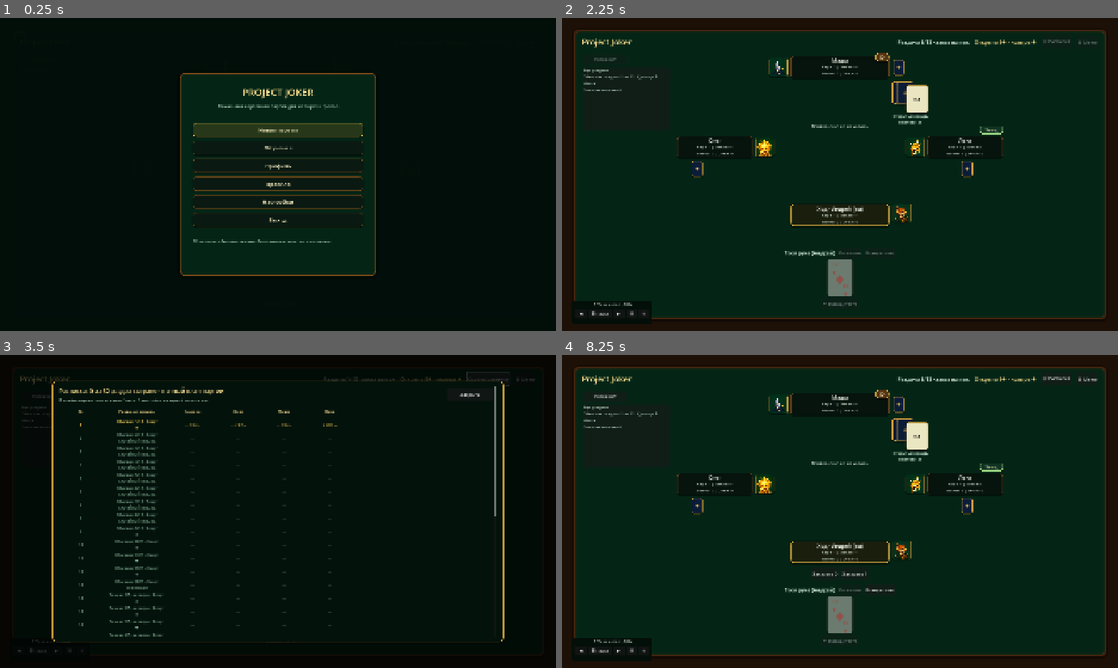
Above: before the commit, frames 1-4 (two rows, left to right).
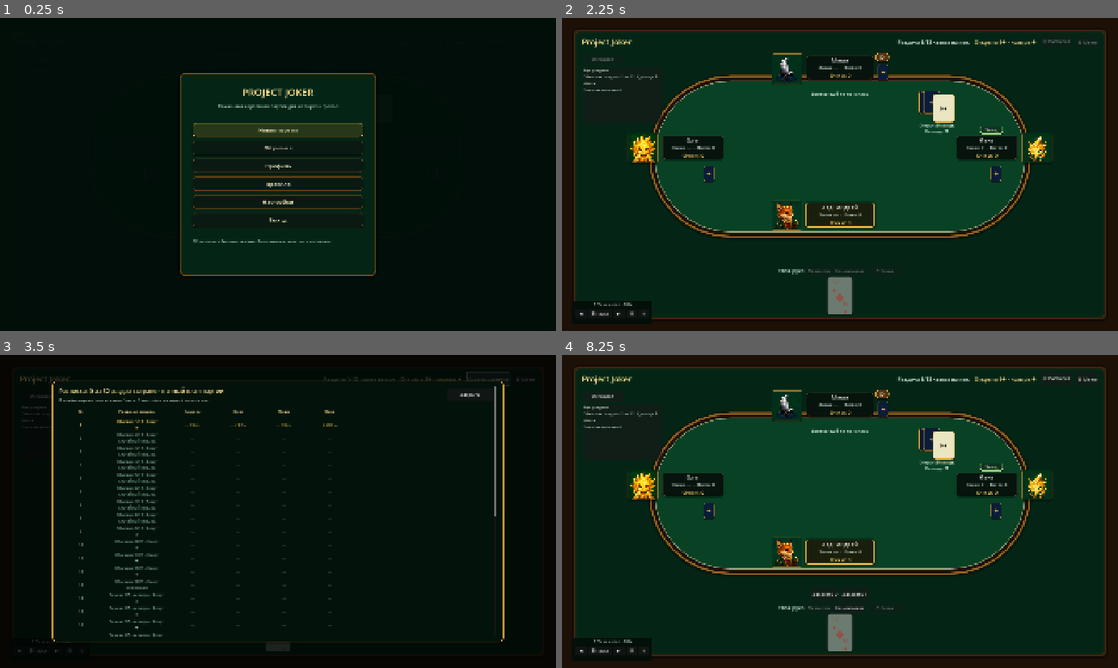
Above: after the commit, the same moments.

Repository: tv-bidosya/project-joker
Game: Godot game, scene res://Scenes/main.tscn
Same seed, same stepped clock (60 frames per second), same inputs: the game is played once before the commit and once after it.
Inputs:
- Up to frame 1 (0.25 s): no input
- Up to frame 2 (2.25 s): click "↶ Назад (тест)" (after the commit: "↶ Назад") at 0.5 s; click "Новая партия" at 1.25 s; click "Начать партию" at 2 s
- Up to frame 3 (3.5 s): click "📋 Расписка" at 2.75 s
- Up to frame 4 (8.25 s): click "Скрыть расписку" at 3.5 s; click "☰ Меню" at 4.25 s; click "История ▾" at 5 s; click "Заказать 0" at 5.75 s; click "Заказать 1" at 6.5 s; click "Козыри слева" at 7.25 s; click "Закрыть" at 8 s

The runs differ from the first frame. In frame 2, 31% of the frame differs, in the area x 5-88%, y 11-95%; in frame 3, 0.1%; in frame 4, 31%.

Commit message:
feat: redesign table around oval play area

Diff:
--- a/Scenes/main.tscn
+++ b/Scenes/main.tscn
@@ -114,9 +114,9 @@
 anchor_left = 0.5
 anchor_right = 0.5
 offset_left = -250.0
-offset_top = 314.0
+offset_top = 202.0
 offset_right = 250.0
-offset_bottom = 366.0
+offset_bottom = 244.0
 grow_horizontal = 2
 theme_override_colors/font_color = Color(0.91, 0.96, 0.91, 1)
 theme_override_font_sizes/font_size = 16
@@ -143,9 +143,9 @@
 anchor_right = 0.5
 anchor_bottom = 1.0
 offset_left = -250.0
-offset_top = -296.0
+offset_top = -262.0
 offset_right = 250.0
-offset_bottom = -270.0
+offset_bottom = -236.0
 grow_horizontal = 2
 grow_vertical = 0
 mouse_filter = 2
@@ -162,7 +162,7 @@
 anchors_preset = 0
 offset_left = 24.0
 offset_top = 76.0
-offset_right = 178.0
+offset_right = 164.0
 offset_bottom = 112.0
 theme_override_font_sizes/font_size = 15
 text = "История ▾"
@@ -173,8 +173,8 @@
 anchors_preset = 0
 offset_left = 24.0
 offset_top = 122.0
-offset_right = 324.0
-offset_bottom = 340.0
+offset_right = 296.0
+offset_bottom = 316.0
 
 [node name="RoundHistoryScroll" type="ScrollContainer" parent="Margin/TablePanel/TableContent/RoundHistoryPanel"]
 unique_name_in_owner = true
@@ -266,10 +266,10 @@
 anchors_preset = 1
 anchor_left = 1.0
 anchor_right = 1.0
-offset_left = -324.0
-offset_top = 76.0
+offset_left = -286.0
+offset_top = 96.0
 offset_right = -24.0
-offset_bottom = 346.0
+offset_bottom = 296.0
 grow_horizontal = 0
 visible = false
 
@@ -277,7 +277,7 @@
 unique_name_in_owner = true
 layout_mode = 2
 theme_override_colors/font_color = Color(0.91, 0.96, 0.91, 1)
-theme_override_font_sizes/font_size = 16
+theme_override_font_sizes/font_size = 14
 autowrap_mode = 2
 
 [node name="DeckVisual" type="Control" parent="Margin/TablePanel/TableContent"]
@@ -286,10 +286,10 @@
 anchors_preset = 10
 anchor_left = 0.5
 anchor_right = 0.5
-offset_left = 180.0
-offset_top = 164.0
-offset_right = 305.0
-offset_bottom = 320.0
+offset_left = 272.0
+offset_top = 196.0
+offset_right = 397.0
+offset_bottom = 352.0
 grow_horizontal = 2
 mouse_filter = 2
 z_index = 4
@@ -300,10 +300,10 @@
 anchors_preset = 1
 anchor_left = 1.0
 anchor_right = 1.0
-offset_left = -324.0
-offset_top = 356.0
+offset_left = -286.0
+offset_top = 308.0
 offset_right = -24.0
-offset_bottom = 400.0
+offset_bottom = 352.0
 grow_horizontal = 0
 visible = false
 theme_override_font_sizes/font_size = 18
@@ -331,9 +331,9 @@
 anchor_top = 1.0
 anchor_bottom = 1.0
 offset_left = 600.0
-offset_top = -300.0
+offset_top = -230.0
 offset_right = -600.0
-offset_bottom = -254.0
+offset_bottom = -184.0
 grow_vertical = 0
 alignment = 1
 theme_override_constants/separation = 8
@@ -344,9 +344,9 @@
 anchor_top = 1.0
 anchor_bottom = 1.0
 offset_left = 420.0
-offset_top = -240.0
+offset_top = -178.0
 offset_right = -420.0
-offset_bottom = -202.0
+offset_bottom = -140.0
 grow_vertical = 0
 alignment = 1
 theme_override_constants/separation = 10
@@ -378,26 +378,19 @@
 anchor_top = 1.0
 anchor_bottom = 1.0
 offset_left = 260.0
-offset_top = -202.0
+offset_top = -140.0
 offset_right = -260.0
-offset_bottom = -70.0
+offset_bottom = -8.0
 grow_vertical = 0
 alignment = 1
 theme_override_constants/separation = 10
 
-[node name="UndoButton" type="Button" parent="Margin/TablePanel/TableContent"]
-unique_name_in_owner = true
-layout_mode = 1
-anchors_preset = 12
-anchor_top = 1.0
-anchor_bottom = 1.0
-offset_left = 850.0
-offset_top = -66.0
-offset_right = -850.0
-offset_bottom = -26.0
-grow_vertical = 0
-theme_override_font_sizes/font_size = 16
-text = "↶ Назад (тест)"
+[node name="UndoButton" type="Button" parent="Margin/TablePanel/TableContent/HandHeader"]
+unique_name_in_owner = true
+custom_minimum_size = Vector2(116, 32)
+layout_mode = 2
+theme_override_font_sizes/font_size = 14
+text = "↶ Назад"
 
 [node name="ScoreSheetPanel" type="PanelContainer" parent="Margin/TablePanel/TableContent"]
 unique_name_in_owner = true
--- a/Scripts/core/GameManager.gd
+++ b/Scripts/core/GameManager.gd
@@ -91,6 +91,7 @@
 var game := Game.new(PLAYER_NAMES)
 var player_labels: Array[Label] = []
 var player_stats_labels: Array[Label] = []
+var player_score_labels: Array[Label] = []
 var player_panels: Array[PanelContainer] = []
 var avatar_badges: Array[PanelContainer] = []
 var avatar_images: Array[TextureRect] = []
@@ -212,6 +213,7 @@
 	_load_persistent_settings()
 	_create_table_visual_styles()
 	_create_score_sheet_overlay()
+	_create_table_surface()
 	_create_player_panels()
 	_create_player_avatar_badges()
 	_create_trick_slots()
@@ -262,6 +264,35 @@
 	lead_marker_style = _create_flat_style(Color(0.055, 0.2, 0.13, 1.0), Color(0.64, 0.86, 0.52, 1.0), 1, 8, 2)
 	avatar_badge_style = _create_flat_style(Color(0.04, 0.1, 0.07, 1.0), Color(0.75, 0.58, 0.2, 1.0), 2, 6, 2)
 	music_player_panel.add_theme_stylebox_override("panel", _create_flat_style(Color(0.012, 0.055, 0.034, 0.94), Color(0.38, 0.255, 0.11, 0.0), 0, 6, 0))
+	round_results_panel.add_theme_stylebox_override("panel", _create_flat_style(Color(0.018, 0.08, 0.052, 0.97), Color(0.38, 0.255, 0.11, 0.78), 1, 10, 3))
+
+
+func _create_table_surface() -> void:
+	# Первый тестовый вариант стола: форму можно позднее заменить на квадратную,
+	# не меняя расположение игроков и игровую логику.
+	var outer_table := Panel.new()
+	outer_table.name = "OvalTableOuter"
+	outer_table.mouse_filter = Control.MOUSE_FILTER_IGNORE
+	outer_table.add_theme_stylebox_override(
+		"panel",
+		_create_flat_style(Color(0.115, 0.062, 0.028, 1.0), Color(0.6, 0.39, 0.13, 1.0), 7, 286, 10)
+	)
+	_set_control_layout(outer_table, 0.5, 0.0, 0.5, 0.0, -660.0, 150.0, 660.0, 710.0)
+	players_container.add_child(outer_table)
+
+	var inner_table := Panel.new()
+	inner_table.name = "OvalTableCloth"
+	inner_table.mouse_filter = Control.MOUSE_FILTER_IGNORE
+	inner_table.add_theme_stylebox_override(
+		"panel",
+		_create_flat_style(Color(0.035, 0.255, 0.145, 1.0), Color(0.74, 0.84, 0.66, 0.72), 3, 266, 0)
+	)
+	inner_table.set_anchors_and_offsets_preset(Control.PRESET_FULL_RECT)
+	inner_table.offset_left = 18.0
+	inner_table.offset_top = 18.0
+	inner_table.offset_right = -18.0
+	inner_table.offset_bottom = -18.0
+	outer_table.add_child(inner_table)
 
 
 func _create_score_sheet_overlay() -> void:
@@ -3023,25 +3054,22 @@
 			and game.current_round.state != Round.State.FINISHED
 		)
 		var marker := "Ход · " if is_current else ""
-		var person_label := " (ты)" if player_index == HUMAN_PLAYER_INDEX else ""
-		var hand_text := "скрыто" if _is_dark_round() and not game.cards_are_dealt else str(player.hand.size())
 		player_panels[player_index].add_theme_stylebox_override("panel", _get_player_panel_style(player_index, is_current))
-		player_labels[player_index].text = "%s%s%s" % [marker, player.display_name, person_label]
+		player_labels[player_index].text = "%s%s" % [marker, player.display_name]
 
 		if _round_uses_bids():
 			var bid_text := "—" if player.bid < 0 else str(player.bid)
-			player_stats_labels[player_index].text = "Карт: %s | Заказ: %s\nВзято: %d | Очки: %d" % [
-				hand_text,
+			player_stats_labels[player_index].text = "Заказ: %s  ·  Взято: %d" % [
 				bid_text,
-				player.tricks_taken,
-				player.total_score
+				player.tricks_taken
 			]
 		else:
-			player_stats_labels[player_index].text = "Карт: %s\nВзято: %d | Очки: %d" % [
-				hand_text,
-				player.tricks_taken,
-				player.total_score
-			]
+			player_stats_labels[player_index].text = "Взято: %d" % player.tricks_taken
+		player_score_labels[player_index].text = "Очки: %d" % player.total_score
+		player_score_labels[player_index].add_theme_color_override(
+			"font_color",
+			Color(0.97, 0.84, 0.38, 1.0) if player.total_score >= 0 else Color(0.96, 0.42, 0.34, 1.0)
+		)
 
 	_refresh_bot_card_backs()
 	_refresh_player_avatar_badges()
@@ -3127,7 +3155,7 @@
 		avatar_label.set_anchors_and_offsets_preset(Control.PRESET_FULL_RECT)
 		avatar_label.horizontal_alignment = HORIZONTAL_ALIGNMENT_CENTER
 		avatar_label.vertical_alignment = VERTICAL_ALIGNMENT_CENTER
-		avatar_label.add_theme_font_size_override("font_size", 22)
+		avatar_label.add_theme_font_size_override("font_size", 30)
 		avatar_label.add_theme_color_override("font_color", Color(0.98, 0.9, 0.6, 1.0))
 		avatar_label.mouse_filter = Control.MOUSE_FILTER_IGNORE
 		avatar_content.add_child(avatar_label)
@@ -3149,13 +3177,13 @@
 func _place_player_avatar_badge(badge: PanelContainer, player_index: int) -> void:
 	match player_index:
 		HUMAN_PLAYER_INDEX:
-			_set_control_layout(badge, 0.5, 1.0, 0.5, 1.0, 182.0, -390.0, 246.0, -326.0)
+			_set_control_layout(badge, 0.5, 1.0, 0.5, 1.0, -236.0, -402.0, -132.0, -298.0)
 		1:
-			_set_control_layout(badge, 0.0, 0.0, 0.0, 0.0, 620.0, 366.0, 684.0, 430.0)
+			_set_control_layout(badge, 0.0, 0.0, 0.0, 0.0, 180.0, 348.0, 284.0, 452.0)
 		2:
-			_set_control_layout(badge, 0.5, 0.0, 0.5, 0.0, -244.0, 90.0, -180.0, 154.0)
+			_set_control_layout(badge, 0.5, 0.0, 0.5, 0.0, -235.0, 74.0, -131.0, 178.0)
 		3:
-			_set_control_layout(badge, 1.0, 0.0, 1.0, 0.0, -684.0, 366.0, -620.0, 430.0)
+			_set_control_layout(badge, 1.0, 0.0, 1.0, 0.0, -284.0, 348.0, -180.0, 452.0)
 
 
 func _refresh_table() -> void:
@@ -3620,16 +3648,16 @@
 
 	if is_leading_joker_choice:
 		joker_controls.columns = 1
-		_set_control_layout(joker_controls, 0.0, 0.0, 0.0, 0.0, 64.0, 400.0, 384.0, 782.0)
+		_set_control_layout(joker_controls, 0.0, 1.0, 0.0, 1.0, 64.0, -510.0, 444.0, -128.0)
 		return
 
 	joker_controls.columns = 2
-	_set_control_layout(joker_controls, 0.5, 1.0, 0.5, 1.0, -330.0, -340.0, 330.0, -288.0)
+	_set_control_layout(joker_controls, 0.5, 1.0, 0.5, 1.0, -280.0, -270.0, 280.0, -218.0)
 
 
 func _refresh_hand() -> void:
 	_clear_children(hand_container)
-	hand_title.text = "Твоя рука (%s)" % game.players[HUMAN_PLAYER_INDEX].display_name
+	hand_title.text = "Твоя рука"
 
 	if _is_dark_round() and not game.cards_are_dealt:
 		var hidden_cards_label := Label.new()
@@ -3715,23 +3743,30 @@
 		_place_player_panel(panel, player_index)
 
 		var content := VBoxContainer.new()
-		content.add_theme_constant_override("separation", 0)
+		content.add_theme_constant_override("separation", 2)
 		panel.add_child(content)
 
 		var name_label := Label.new()
 		name_label.horizontal_alignment = HORIZONTAL_ALIGNMENT_CENTER
-		name_label.add_theme_font_size_override("font_size", 18)
+		name_label.add_theme_font_size_override("font_size", 19)
 		name_label.add_theme_color_override("font_color", Color(0.95, 0.97, 0.93, 1.0))
 		content.add_child(name_label)
 
 		var stats_label := Label.new()
 		stats_label.horizontal_alignment = HORIZONTAL_ALIGNMENT_CENTER
-		stats_label.add_theme_font_size_override("font_size", 14)
+		stats_label.add_theme_font_size_override("font_size", 15)
 		stats_label.add_theme_color_override("font_color", Color(0.82, 0.88, 0.82, 1.0))
 		content.add_child(stats_label)
+
+		var score_label := Label.new()
+		score_label.horizontal_alignment = HORIZONTAL_ALIGNMENT_CENTER
+		score_label.add_theme_font_size_override("font_size", 19)
+		score_label.add_theme_color_override("font_color", Color(0.97, 0.84, 0.38, 1.0))
+		content.add_child(score_label)
 		players_container.add_child(panel)
 		player_labels.append(name_label)
 		player_stats_labels.append(stats_label)
+		player_score_labels.append(score_label)
 		player_panels.append(panel)
 
 
@@ -3775,11 +3810,11 @@
 func _place_bot_card_back_holder(holder: Control, player_index: int) -> void:
 	match player_index:
 		1:
-			_set_control_layout(holder, 0.0, 0.0, 0.0, 0.0, 400.0, 446.0, 492.0, 502.0)
+			_set_control_layout(holder, 0.0, 0.0, 0.0, 0.0, 440.0, 462.0, 532.0, 518.0)
 		2:
-			_set_control_layout(holder, 0.5, 0.0, 0.5, 0.0, 184.0, 96.0, 276.0, 152.0)
+			_set_control_layout(holder, 0.5, 0.0, 0.5, 0.0, 130.0, 112.0, 222.0, 168.0)
 		3:
-			_set_control_layout(holder, 1.0, 0.0, 1.0, 0.0, -492.0, 446.0, -400.0, 502.0)
+			_set_control_layout(holder, 1.0, 0.0, 1.0, 0.0, -392.0, 462.0, -300.0, 518.0)
 
 
 func _refresh_bot_card_backs() -> void:
@@ -3936,25 +3971,25 @@
 func _place_player_panel(panel: PanelContainer, player_index: int) -> void:
 	match player_index:
 		HUMAN_PLAYER_INDEX:
-			_set_control_layout(panel, 0.5, 1.0, 0.5, 1.0, -170.0, -390.0, 170.0, -314.0)
+			_set_control_layout(panel, 0.5, 1.0, 0.5, 1.0, -120.0, -396.0, 120.0, -314.0)
 		1:
-			_set_control_layout(panel, 0.0, 0.0, 0.0, 0.0, 350.0, 360.0, 610.0, 436.0)
+			_set_control_layout(panel, 0.0, 0.0, 0.0, 0.0, 300.0, 358.0, 510.0, 440.0)
 		2:
-			_set_control_layout(panel, 0.5, 0.0, 0.5, 0.0, -170.0, 84.0, 170.0, 160.0)
+			_set_control_layout(panel, 0.5, 0.0, 0.5, 0.0, -115.0, 82.0, 115.0, 164.0)
 		3:
-			_set_control_layout(panel, 1.0, 0.0, 1.0, 0.0, -610.0, 360.0, -350.0, 436.0)
+			_set_control_layout(panel, 1.0, 0.0, 1.0, 0.0, -510.0, 358.0, -300.0, 440.0)
 
 
 func _place_trick_slot(panel: Control, player_index: int) -> void:
 	match player_index:
 		HUMAN_PLAYER_INDEX:
-			_set_control_layout(panel, 0.5, 0.0, 0.5, 0.0, -54.0, 460.0, 54.0, 592.0)
+			_set_control_layout(panel, 0.5, 0.0, 0.5, 0.0, -54.0, 455.0, 54.0, 587.0)
 		1:
-			_set_control_layout(panel, 0.5, 0.0, 0.5, 0.0, -220.0, 368.0, -112.0, 500.0)
+			_set_control_layout(panel, 0.5, 0.0, 0.5, 0.0, -265.0, 365.0, -157.0, 497.0)
 		2:
-			_set_control_layout(panel, 0.5, 0.0, 0.5, 0.0, -54.0, 178.0, 54.0, 310.0)
+			_set_control_layout(panel, 0.5, 0.0, 0.5, 0.0, -54.0, 255.0, 54.0, 387.0)
 		3:
-			_set_control_layout(panel, 0.5, 0.0, 0.5, 0.0, 112.0, 368.0, 220.0, 500.0)
+			_set_control_layout(panel, 0.5, 0.0, 0.5, 0.0, 157.0, 365.0, 265.0, 497.0)
 
 
 func _set_control_layout(
Not shown, changed: README.md
